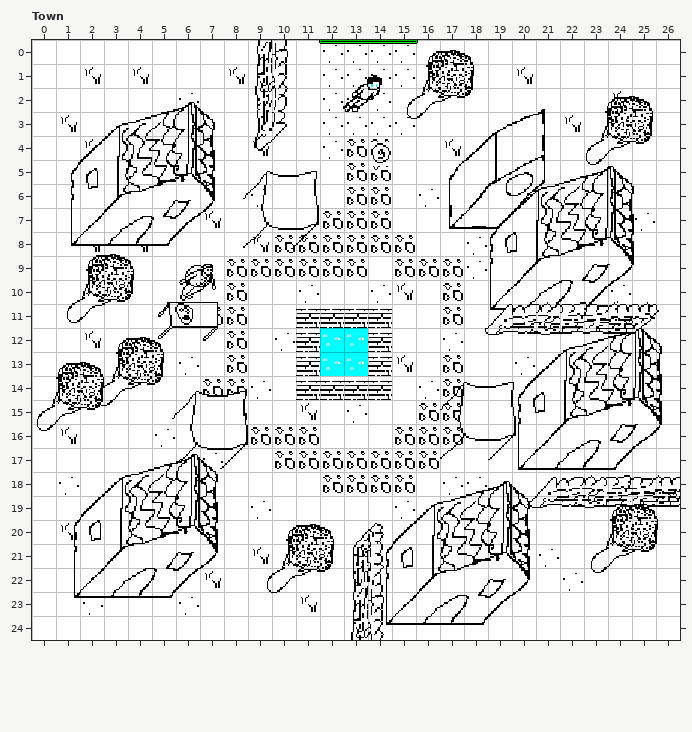
One commit to this LDtk project: assets/map2.ldtk. Above is the file before it was changed.
Cells are 16x16 px. Shown: Town x 0..26, y 0..24. The commit also changed other parts of the map, which this record leaves out.
Now the later version:
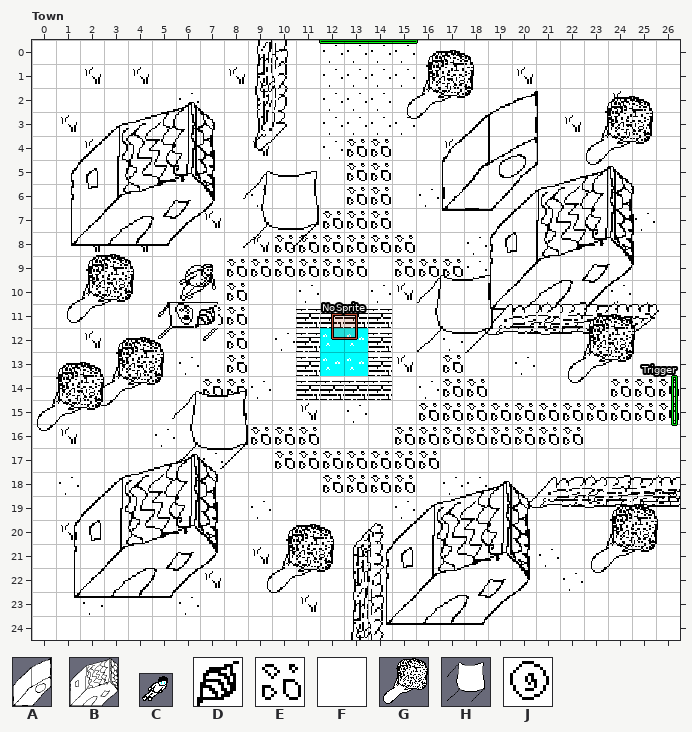
Key: from "Spritesheet2": A 33, B 225, C 801, D 1089, E 1281, F 1473, G 1633, H 3201, J 3745.
_ is an empty cell, . an unchanged one.
Objects are placed by their top-left corner, in cells (3,4 is the top-left corner of cell 3,4); size is 1x1 cell unless given.
The edit:
--- layer "Tiles"
@@ x 18..26 @@
-14 F.....FFF
-15 FFFFFFFFF
-16 FFFFF....
+14 E.....EEE
+15 EEEEEEEEE
+16 EEEEE....
--- layer "Entities"
+G "TallTree" at 22.1,11.4 size 3x3
+H "Tent" at 15.6,9.4 size 4x4
+"Trigger" rectangle at 26.7,14 size 0.1x2
+A "Clocktower" at 17.1,2.1 size 4x5
-A "Clocktower" at 17.4,2.9 size 4x5
-B "House" at 20.2,11.9 size 6x6
-H "Tent" at 16.6,13.9 size 4x4
-C "Player" at 12.8,1.3 size 2x2
--- layer "Entities2"
+D "BeetRoot" at 6.8,11
+"NoSprite" rectangle at 12.5,11.4
-J "Coin" at 14,4.2
